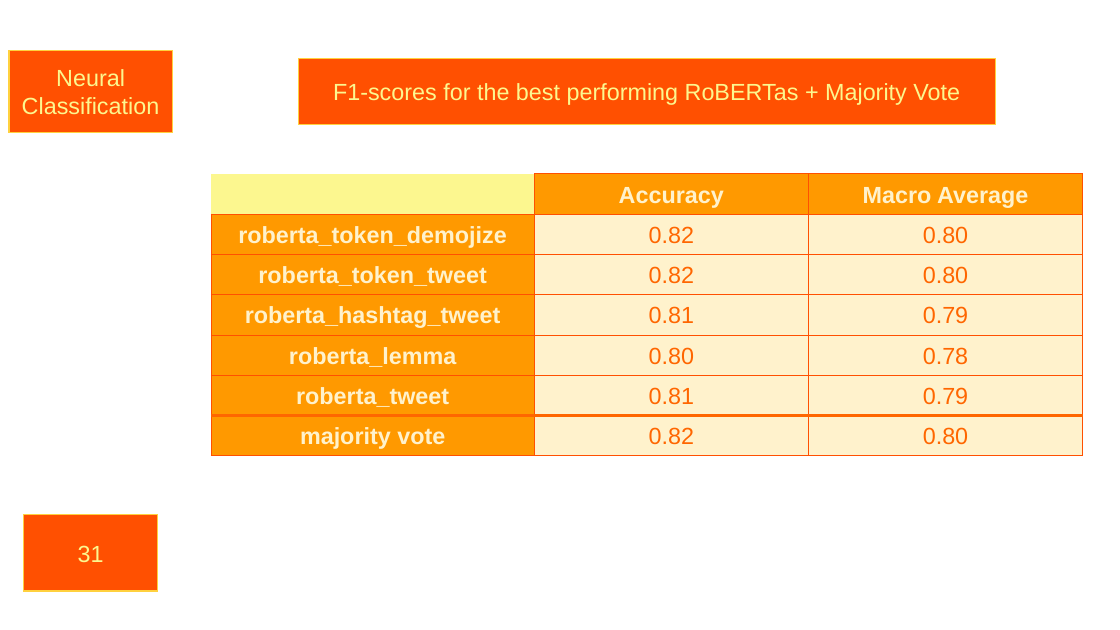
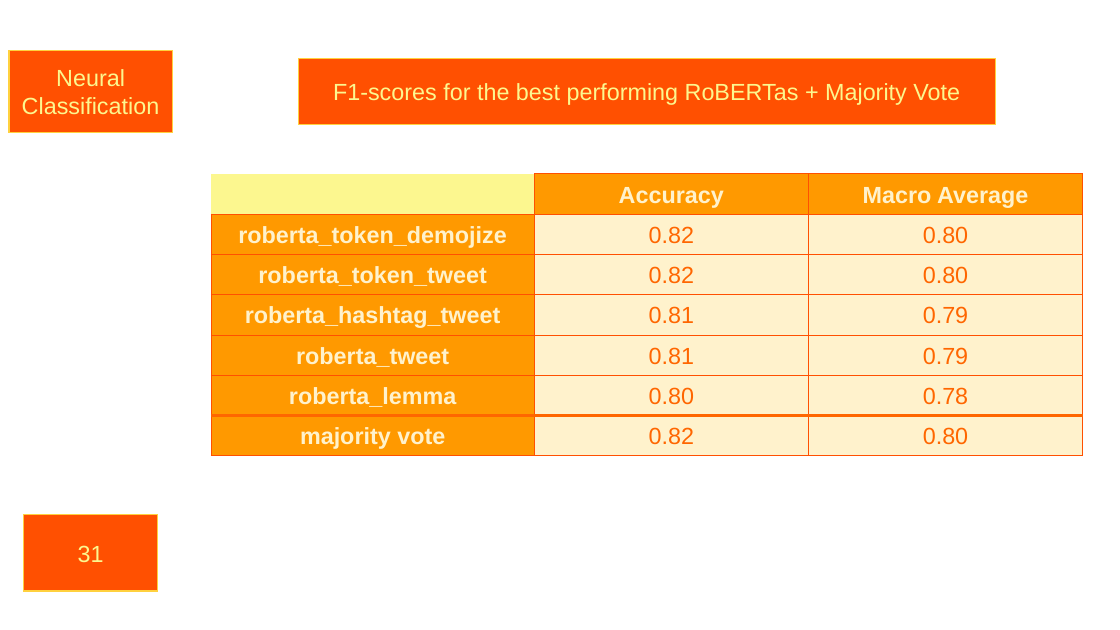
Before and after one commit to SiebeBrouwer/NLP_Group2_StillProcessing, a slide deck: slide 31 of NLP_Project_Presentation.pptx. Drawn at 1120x630 pixels with LibreOffice and Linux fonts; fonts in the diff are those of the drawing; background and template pictures are left out. Boxes give left, top, right and bottom in pixels: in the first picture for what was removed or moved away, otherwise in the second. Text is boxed around its words. In the diff, an @@ line names an element or a change of style, - is before the commit and + after.

```diff
--- a/NLP_Project_Presentation.pptx
+++ b/NLP_Project_Presentation.pptx
@@ table at (211,174,1082,456) @@
+row 5: roberta_tweet | 0.81 | 0.79
-row 6: roberta_tweet | 0.81 | 0.79
```
Also in this commit, not shown: 2 other slides changed.
